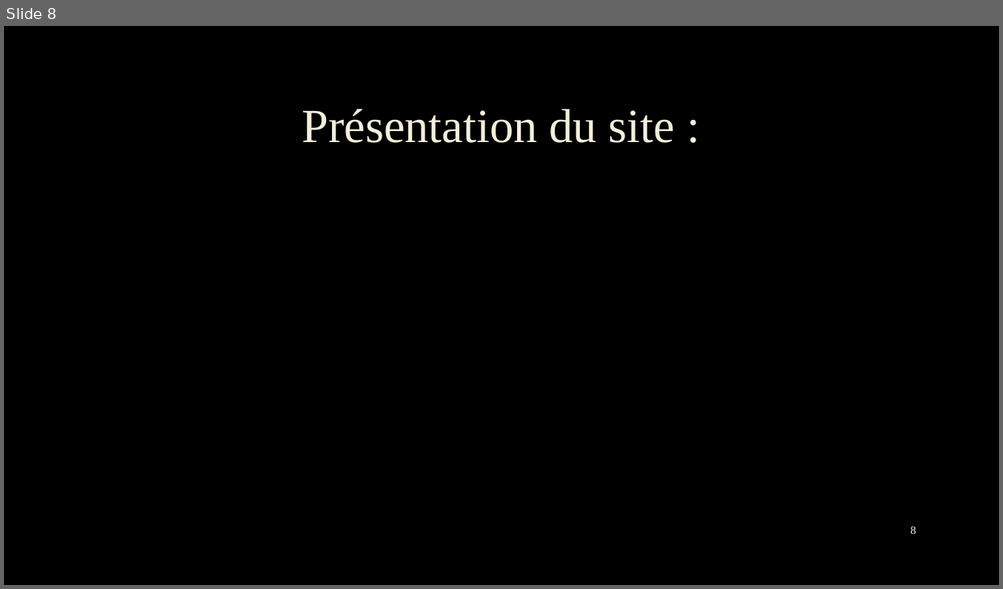
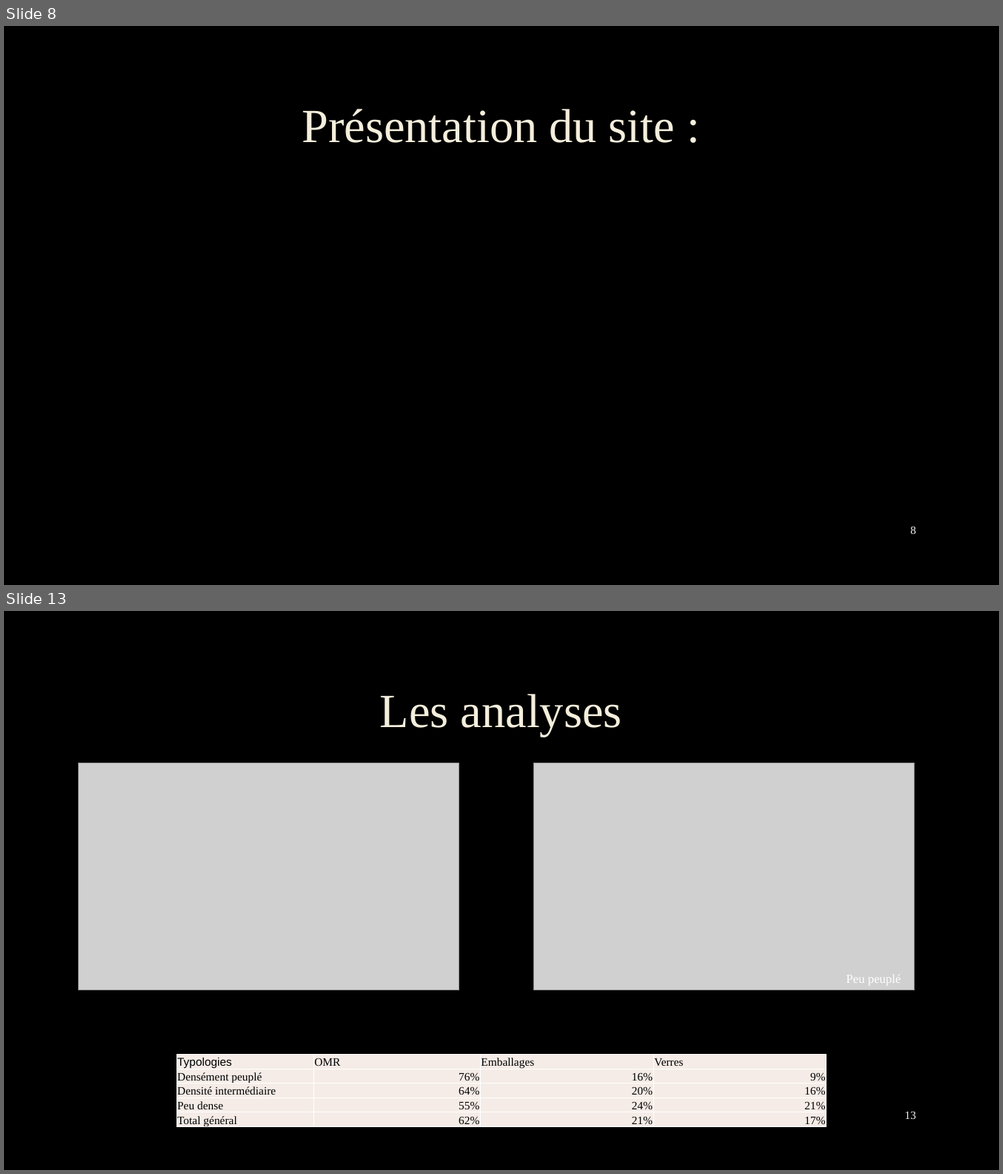
Before and after one commit to Grismonde/Maraton-du-web, a slide deck: Groupe 5.pptx. Shown one above the other, each under a label of ours: slide 8 before the commit, slides 8 and 13 after it; the slides between them are not shown. The pictures are 1003x589 and 1003x1174 pixels, drawn with LibreOffice and Linux fonts; fonts in the diff are those of the drawing; grey boxes stand for pictures; background and template pictures are left out. Boxes give left, top, right and bottom in pixels: in the first picture for what was removed or moved away, otherwise in the second. Text is boxed around its words. In the diff, an @@ line names an element or a change of style, - is before the commit and + after.

```diff
--- a/Groupe 5.pptx
+++ b/Groupe 5.pptx
@@ slide 13 added at (4,611,999,1170), background picture (left out) @@
@@ title added at (380,694,622,736), 46 pt, text #F4EEDC @@
+Les analyses
@@ picture added at (79,763,459,991) @@
@@ picture added at (534,763,914,991) @@
@@ text added at (846,975,901,985), 12 pt, text #FFFFFF @@
+Peu peuplé
@@ table added at (176,1055,826,1130), 5 rows, 4 columns @@
+Typologies | OMR | Emballages | Verres
+Densément peuplé | 76% | 16% | 9%
+Densité intermédiaire | 64% | 20% | 16%
+Peu dense | 55% | 24% | 21%
+Total général | 62% | 21% | 17%
@@ page number added at (905,1111,916,1119), 11 pt, text #F2F2F2 @@
+13
```
Also in this commit, not shown: 6 slides changed, 7 other slides added, 2 slides removed.
